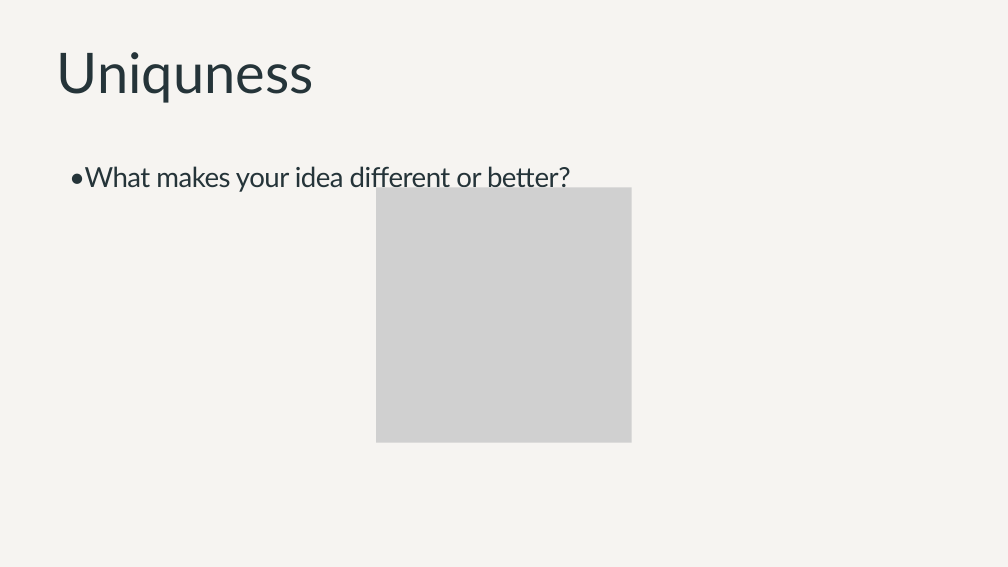
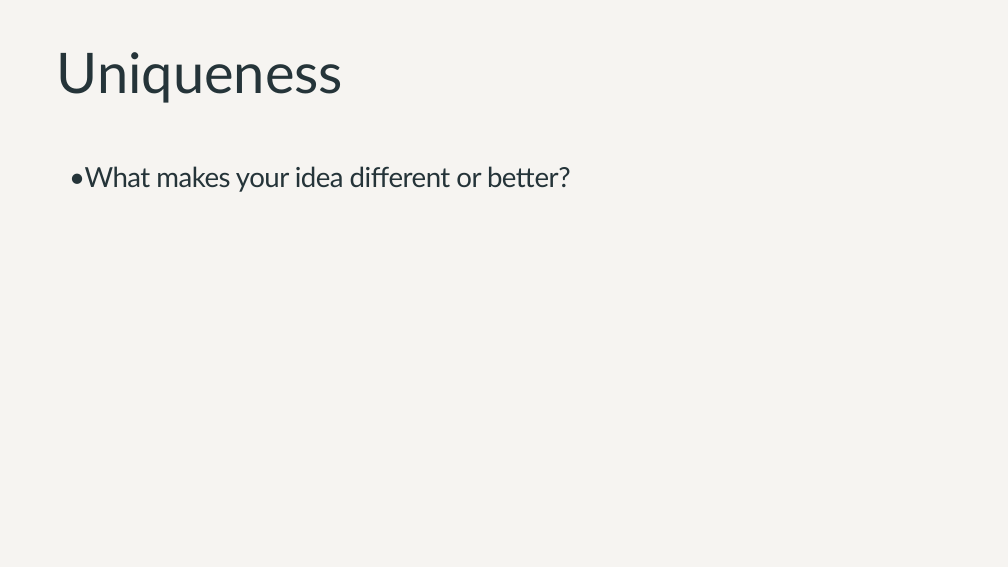
Before and after one commit to RohithRV2006/HAD, a slide deck: slide 7 of assets/HackWell-Temp.pptx. Drawn at 1008x567 pixels with LibreOffice and Linux fonts; fonts in the diff are those of the drawing; grey boxes stand for pictures; background and template pictures are left out. Boxes give left, top, right and bottom in pixels: in the first picture for what was removed or moved away, otherwise in the second. Text is boxed around its words. In the diff, an @@ line names an element or a change of style, - is before the commit and + after.

```diff
--- a/assets/HackWell-Temp.pptx
+++ b/assets/HackWell-Temp.pptx
@@ text at (57, 52, 343, 103): text changed @@
-Uniquness
+Uniqueness
@@ picture removed at (376, 187, 632, 443) @@
```
Also in this commit, not shown: 6 other slides changed.
